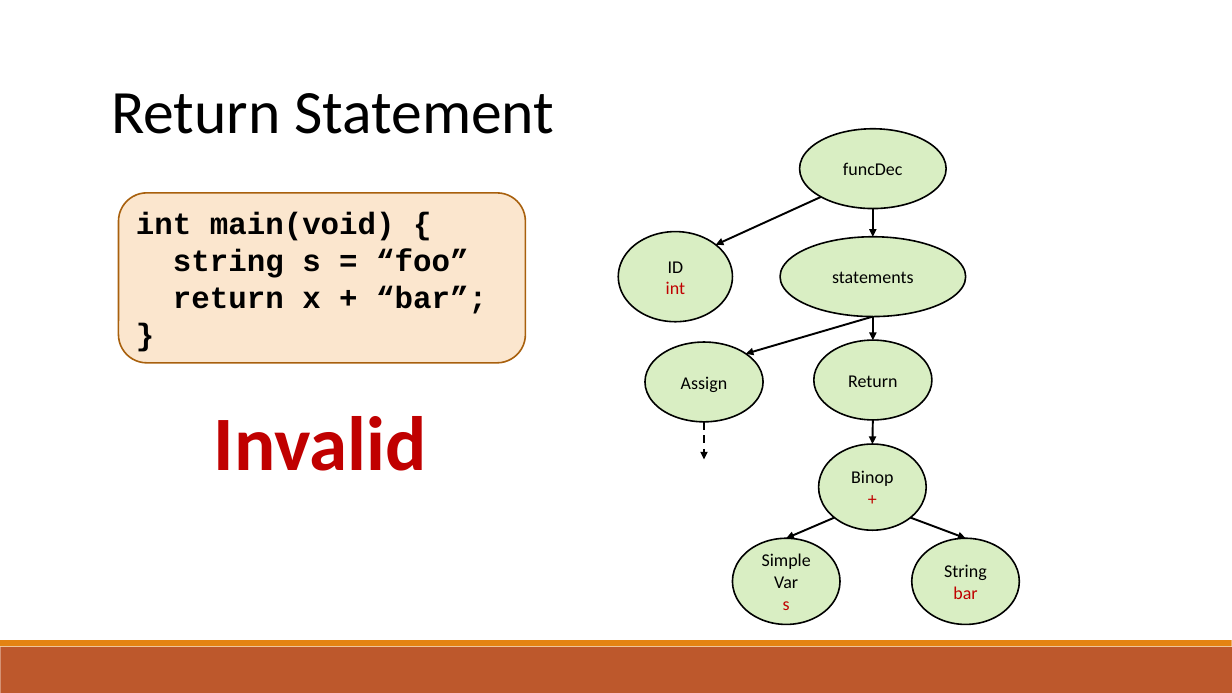
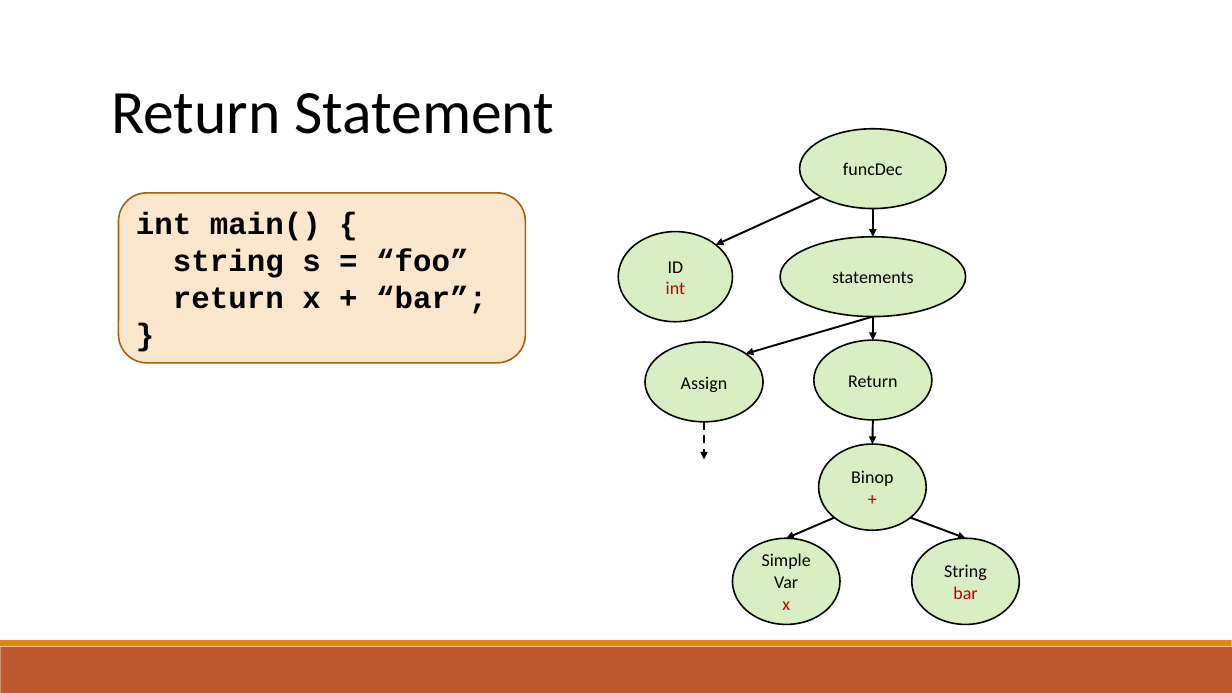
Before and after one commit to raghadzeidan/COMPILATION_TAU_FOR_STUDENTS, a slide deck: slide 32 of new_slides/semantic.pptx (slide 16 before the commit). Drawn at 1232x693 pixels with LibreOffice and Linux fonts; fonts in the diff are those of the drawing. Boxes give left, top, right and bottom in pixels: in the first picture for what was removed or moved away, otherwise in the second. Text is boxed around its words. In the diff, an @@ line names an element or a change of style, - is before the commit and + after.

```diff
--- a/new_slides/semantic.pptx
+++ b/new_slides/semantic.pptx
@@ text in rounded rectangle at box(136, 212, 321, 241): text changed @@
-int main(void) {
+int main() {
@@ text removed at box(214, 416, 427, 471) @@
-Invalid
@@ text in ellipse at box(782, 601, 790, 610): text changed @@
-s
+x
```
Also in this commit, not shown: 22 other slides changed, 27 slides added, 1 other file.
